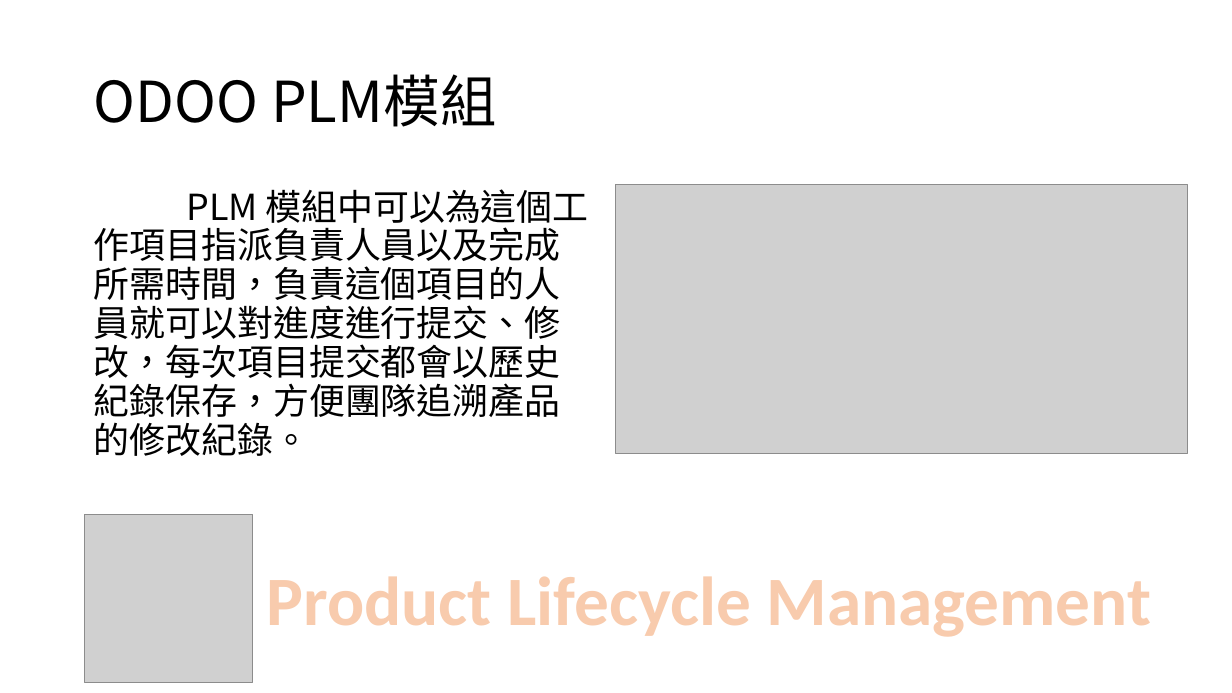
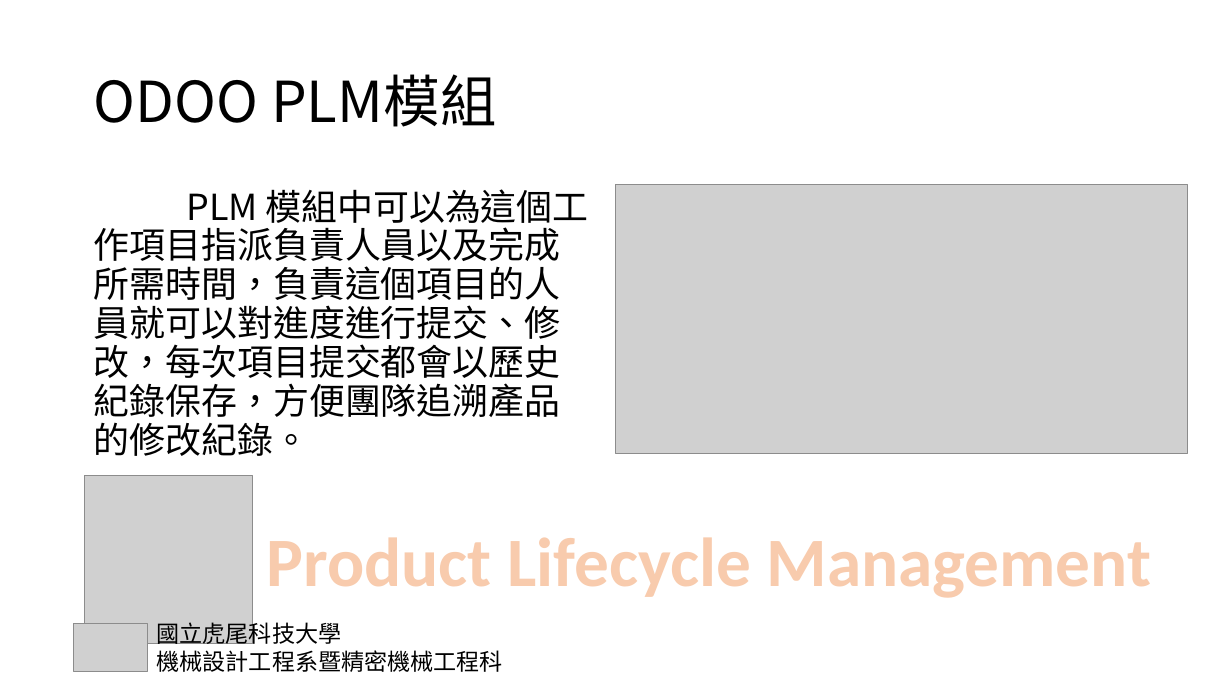
Before and after one commit to snowfall-killer/pj4101, a slide deck: slide 6 of PPT/專題報告PPT.pptx. Drawn at 1232x693 pixels with LibreOffice and Linux fonts; fonts in the diff are those of the drawing; grey boxes stand for pictures. Boxes give left, top, right and bottom in pixels: in the first picture for what was removed or moved away, otherwise in the second. Text is boxed around its words. In the diff, an @@ line names an element or a change of style, - is before the commit and + after.

```diff
--- a/PPT/專題報告PPT.pptx
+++ b/PPT/專題報告PPT.pptx
@@ picture: place and size @@
-picture at bbox=[85, 514, 253, 682]
+picture at bbox=[85, 476, 253, 644]
@@ text "Product Lifecycle Management": place and size @@
-text "Product Lifecycle Management" at bbox=[267, 576, 1152, 637]
+text "Product Lifecycle Management" at bbox=[267, 537, 1152, 598]
@@ picture added at bbox=[74, 624, 148, 672] @@
@@ text added at bbox=[157, 619, 503, 672], 18 pt, text #000000 @@
+國立虎尾科技大學
+機械設計工程系暨精密機械工程科
```
Also in this commit, not shown: 19 other slides changed.
